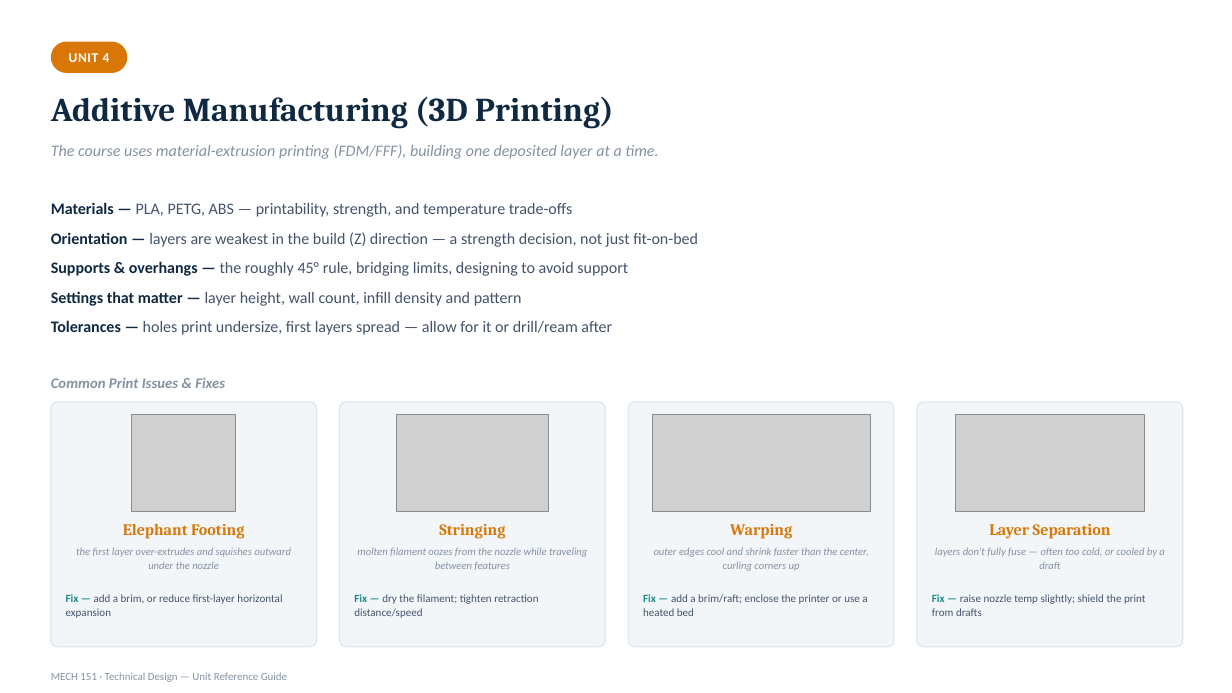
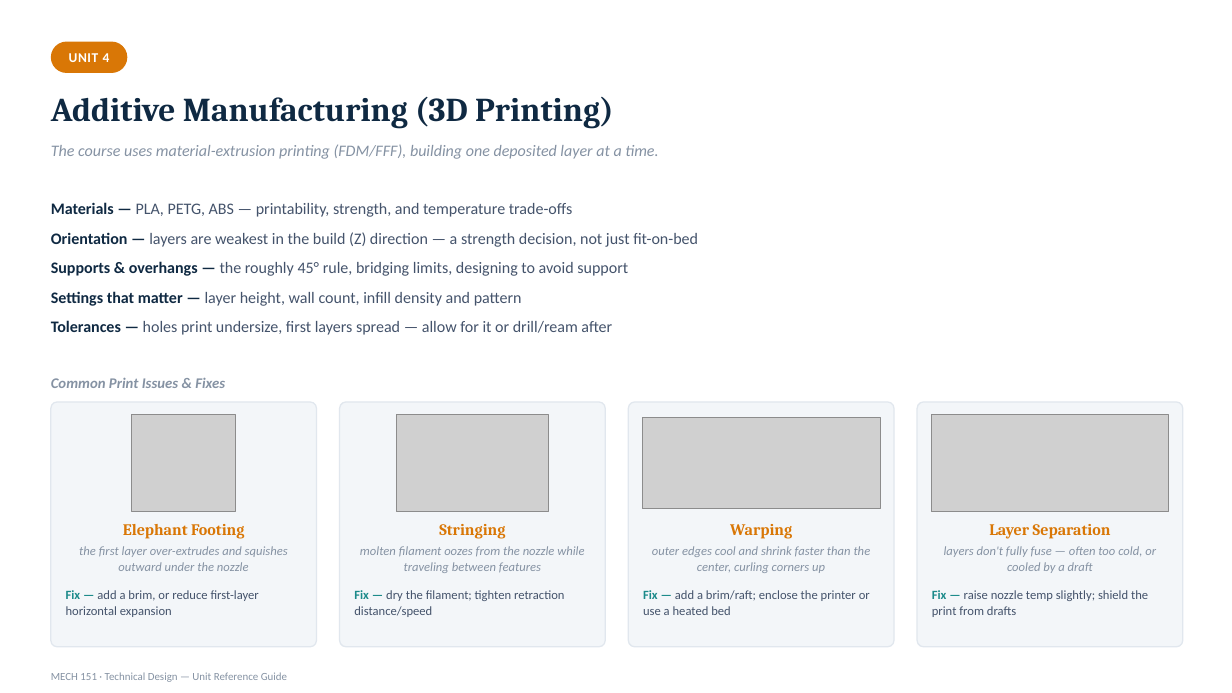
Before and after one commit to kainanis808/kainanis808.github.io, a slide deck: slide 50 of MECH151_techDesign/MECH151_Unit_Reference_Deck.pptx (slide 49 before the commit). Drawn at 1232x693 pixels with LibreOffice and Linux fonts; fonts in the diff are those of the drawing; grey boxes stand for pictures. Boxes give left, top, right and bottom in pixels: in the first picture for what was removed or moved away, otherwise in the second. Text is boxed around its words. In the diff, an @@ line names an element or a change of style, - is before the commit and + after.

```diff
--- a/MECH151_techDesign/MECH151_Unit_Reference_Deck.pptx
+++ b/MECH151_techDesign/MECH151_Unit_Reference_Deck.pptx
@@ picture: place and size @@
-picture at (653,415,871,512)
+picture at (642,418,881,509)
@@ picture: place and size @@
-picture at (956,415,1144,512)
+picture at (932,415,1169,512)
@@ size 8.3 to 9.8 pt; line spacing 1.1 to 1.08 in 4 elements at (79,546,288,571), (360,546,584,573), (652,546,871,573), (944,546,1156,573) @@
@@ size 8.6 to 9.8 pt; line spacing 1.12 to 1.08 in 4 elements at (66,590,259,617), (354,590,564,617), (643,590,870,615), (932,590,1148,617) @@
```
Also in this commit, not shown: 6 other slides changed, 3 other files.
